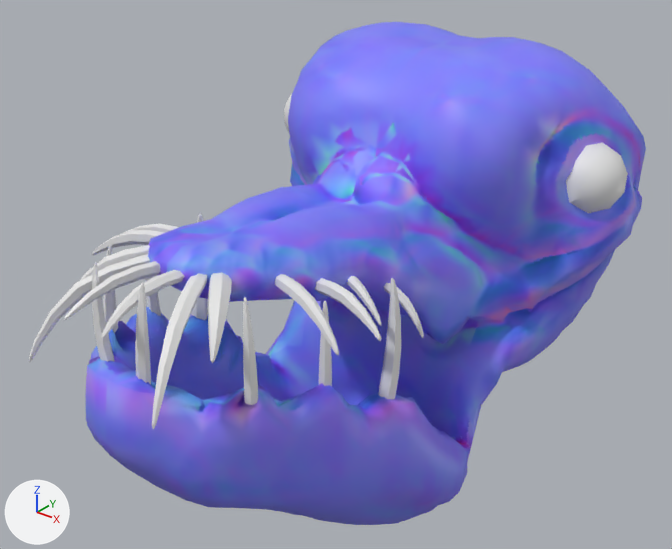
Before and after pictures for a commit that changed the FBX model Assets/Models/Fish/FishFace1.fbx.
The view is the same before and after, from a 50 mm camera at (3.65, -6.66, 2.83) aimed at (-0.23, -1.81, -0.18). The lights are fixed; the arrows at lower left show +X, +Y and +Z.
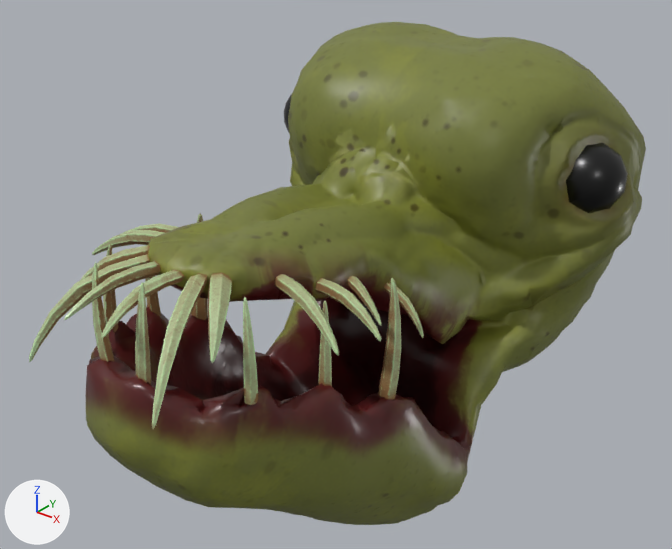
Edits to the bpy script that builds the scene:
```text
Add img_fishface1_teeth_roughness_png:
    img_fishface1_teeth_roughness_png = load_image('FishFace1_teeth_Roughness.png', 'FishFace1-textures/FishFace1_teeth_Roughness.png', 2048, 2048, 'Non-Color')
Add img_fishface1_teeth_basecolor_png:
    img_fishface1_teeth_basecolor_png = load_image('FishFace1_teeth_BaseColor.png', 'FishFace1-textures/FishFace1_teeth_BaseColor.png', 2048, 2048, 'sRGB')
Add img_fishface1_head_roughness_png:
    img_fishface1_head_roughness_png = load_image('FishFace1_head_Roughness.png', 'FishFace1-textures/FishFace1_head_Roughness.png', 2048, 2048, 'Non-Color')
Add img_fishface1_head_normal_png:
    img_fishface1_head_normal_png = load_image('FishFace1_head_Normal.png', 'FishFace1-textures/FishFace1_head_Normal.png', 2048, 2048, 'Non-Color')
Add img_fishface1_head_basecolor_png:
    img_fishface1_head_basecolor_png = load_image('FishFace1_head_BaseColor.png', 'FishFace1-textures/FishFace1_head_BaseColor.png', 2048, 2048, 'sRGB')
Add mat_fishface1teeth_eyes:
    mat_fishface1teeth_eyes = bpy.data.materials.new('Fishface1teeth&eyes')
    # uses the picture img_fishface1_teeth_basecolor_png
    # uses the picture img_fishface1_teeth_roughness_png
Add mat_fishface1head:
    mat_fishface1head = bpy.data.materials.new('Fishface1head')
    # uses the picture img_fishface1_head_basecolor_png
    # uses the picture img_fishface1_head_normal_png
    # uses the picture img_fishface1_head_roughness_png
Change me_cube_013:
    where me_cube_013.from_pydata(...)  # 3023 vertices, 3034 faces; spans x -1.52..1.52, y -4.14..0.78, z -2.12..1.46
    remove me_cube_013.materials.append(mat_material)  # picture img_fishface1normal_png
    add me_cube_013.materials.append(mat_fishface1head)
Change me_cone_001:
    where me_cone_001.from_pydata(...)  # 1284 vertices, 1256 faces; spans x -1.48..1.48, y -4.21..-0.6, z -0.43..0.89
    remove me_cone_001.materials.append(mat_material_001)  # white #e7e7e7
    add me_cone_001.materials.append(mat_fishface1teeth_eyes)
```

Boxes [x1, y1, x2, y2] around the edits, measured in the pictures (672 x 549 px):
'Cube.001', recoloured (blue to yellow): [85, 22, 646, 525] in both
'Cone.001', recoloured: [29, 94, 628, 429] in both
